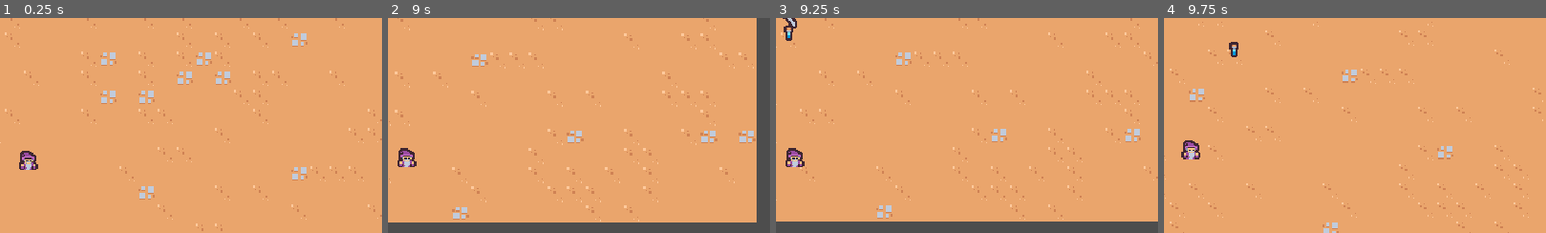
Above: before the commit, frames 1-4 (left to right).
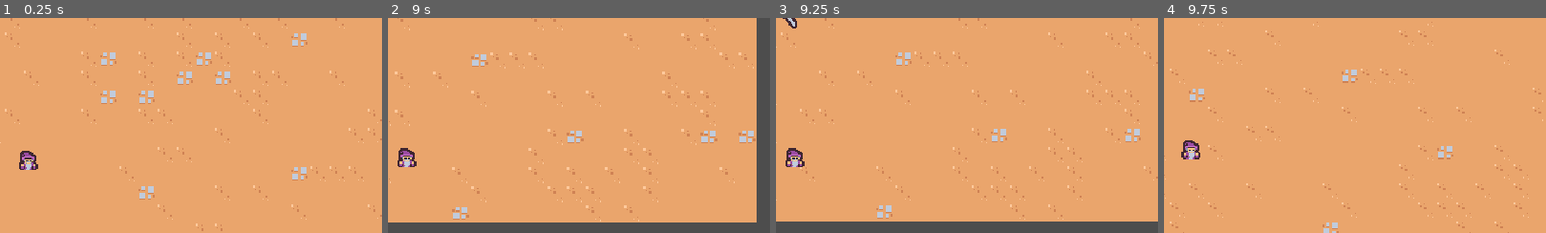
Above: after the commit, the same moments.

Repository: RdotSilva/Godot-2D-Survivor
Game: Godot game, scene res://scenes/main/main.tscn
The game is run twice, just before and just after one commit, with the same random seed, the same clock (stepped at 60 frames per second) and the same inputs.
Inputs:
- Up to frame 1 (0.25 s): no input
- Up to frame 2 (9 s): hold D (move_right) 0.53-1.28 s; hold S (move_down) 1.28-2.03 s; hold D (move_right) 2.03-2.78 s; hold W (move_up) 2.78-3.53 s; hold A (move_left) 3.53-5.03 s; hold S (move_down) 5.03-5.78 s; hold D (move_right) 5.78-6.53 s; hold W (move_up) 6.53-7.28 s; hold D (move_right) 7.28-8.03 s; hold S (move_down) 8.03-8.78 s; hold A (move_left) from 8.78 s (still down)
- Up to frame 3 (9.25 s): keep holding A (move_left)
- Up to frame 4 (9.75 s): release A (move_left) at 9.53 s; hold W (move_up) from 9.53 s (still down)
The pictures show only the part of the screen within x 46-96%, y 15-65%; the shares and areas given below are measured in that part.

Frames 1-2 are identical in both runs. In frame 3, 0.1% of the frame differs, in the area x 2-5%, y 3-11%; in frame 4, 0.1%, in the area x 17-20%, y 11-19%.

Commit message:
Add logic for vial drop percentage

Diff:
--- a/scenes/component/vial_drop_component.gd
+++ b/scenes/component/vial_drop_component.gd
@@ -1,22 +1,26 @@
 extends Node
 
+@export_range(0, 1) var drop_percent: float = .5 # 50% drop rate that is configurable in UI
+@export var health_component: Node
 @export var vial_scene: PackedScene
-@export var health_component: Node
 
 func _ready():
-    (health_component as HealthComponent).died.connect(on_died)
+	(health_component as HealthComponent).died.connect(on_died)
 
 
 func on_died():
-    if vial_scene == null:
-        return
+	if randf() > drop_percent:
+		return
 
-    if not owner is Node2D:
-        return
+	if vial_scene == null:
+		return
 
-    var spawn_position = (owner as Node2D).global_position
+	if not owner is Node2D:
+		return
 
-    var vial_instance = vial_scene.instantiate() as Node2D
+	var spawn_position = (owner as Node2D).global_position
 
-    owner.get_parent().add_child(vial_instance)
-    vial_instance.global_position = spawn_position
+	var vial_instance = vial_scene.instantiate() as Node2D
+
+	owner.get_parent().add_child(vial_instance)
+	vial_instance.global_position = spawn_position
--- a/scenes/game_object/basic_enemy/basic_enemy.tscn
+++ b/scenes/game_object/basic_enemy/basic_enemy.tscn
@@ -20,6 +20,7 @@
 [node name="HealthComponent" parent="." instance=ExtResource("2_n3hpd")]
 
 [node name="VialDropComponent" parent="." node_paths=PackedStringArray("health_component") instance=ExtResource("3_54w5n")]
+drop_percent = null
 health_component = NodePath("../HealthComponent")
 
 [node name="Area2D" type="Area2D" parent="."]
